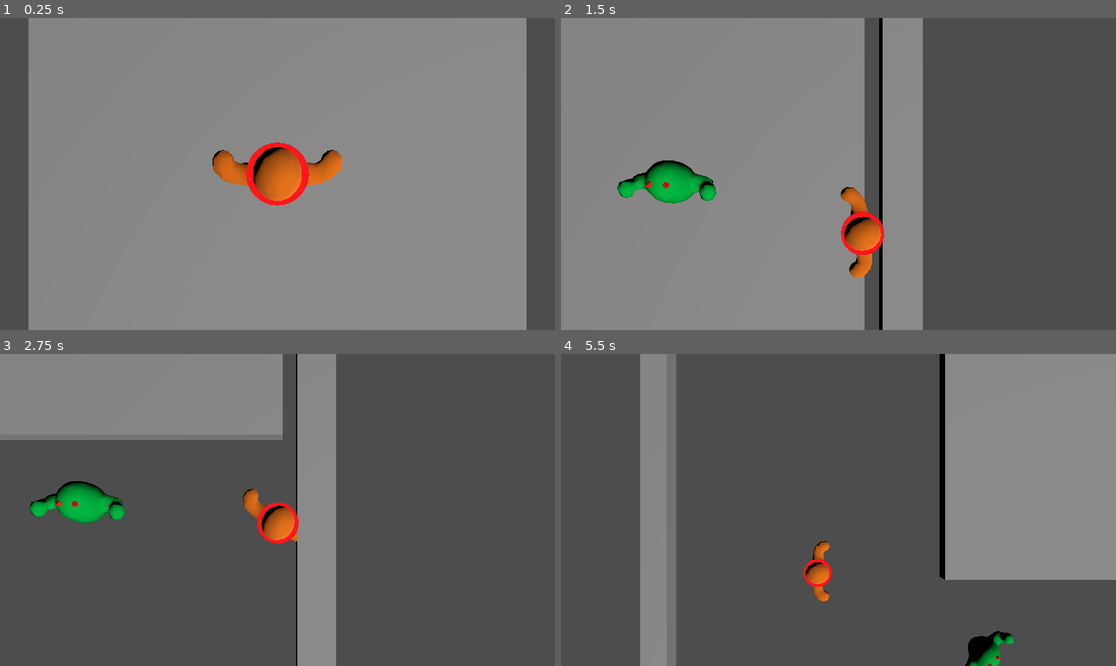
Above: before the commit, frames 1-4 (two rows, left to right).
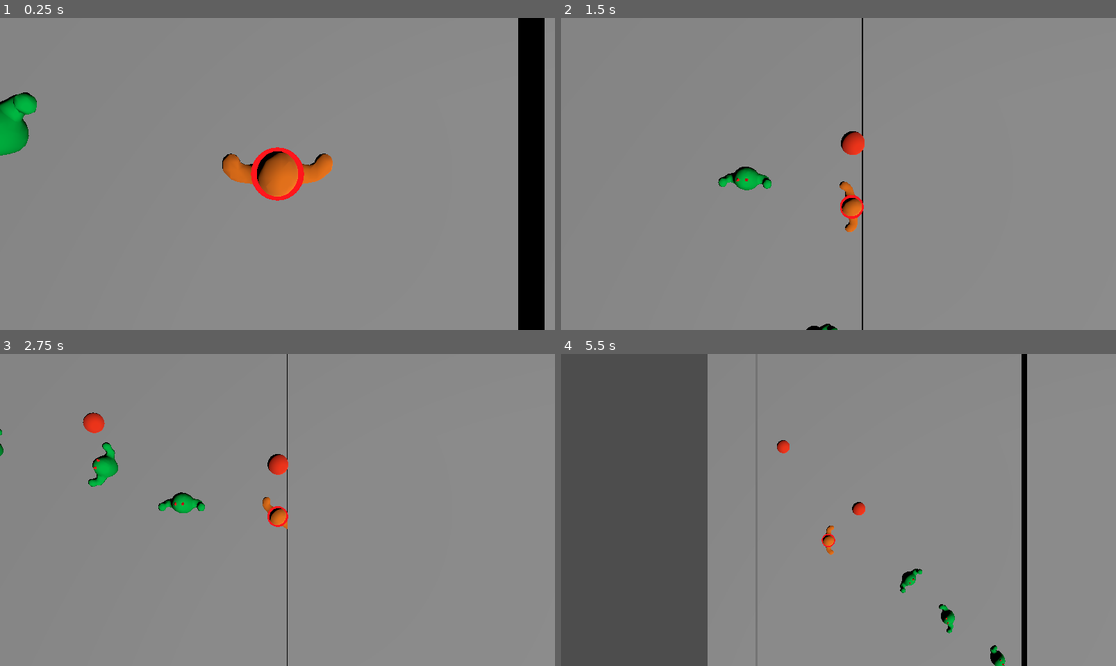
Above: after the commit, the same moments.

Repository: twaritwaikar/molotov-madness
Game: Godot game, scene res://testing/test_ground.tscn
Same seed, same stepped clock (60 frames per second), same inputs: the game is played once before the commit and once after it. The project has no main scene, so this scene is started directly.
Inputs (mouse positions are in pixels of both pictures, inside the frame that each line leads up to):
- Up to frame 1 (0.25 s): no input
- Up to frame 2 (1.5 s): move the mouse to (960, 158) at 0.52 s; hold D (move_right) 0.53-1.28 s; click (960, 158) at 0.67 s; move the mouse to (727, 189) at 1.27 s; hold S (move_down) from 1.28 s (still down); click (727, 189) at 1.42 s
- Up to frame 3 (2.75 s): move the mouse to (333, 441) at 2.02 s; release S (move_down) at 2.03 s; hold D (move_right) from 2.03 s (still down); click (333, 441) at 2.17 s
- Up to frame 4 (5.5 s): move the mouse to (810, 572) at 2.77 s; release D (move_right) at 2.78 s; hold W (move_up) 2.78-3.53 s; click (810, 572) at 2.92 s; move the mouse to (1005, 556) at 3.52 s; hold A (move_left) 3.53-5.03 s; click (1005, 556) at 3.67 s; move the mouse to (672, 463) at 4.27 s; click (672, 463) at 4.42 s; move the mouse to (866, 510) at 5.02 s; hold S (move_down) from 5.03 s (still down); click (866, 510) at 5.17 s

The runs differ from the first frame. In frame 1, 13% of the frame differs, in the area x 0-100%, y 0-100%; in frame 2, 41%; in frame 3, 79%; in frame 4, 59%.

Commit message:
Add molotov launching

Diff:
--- a/enemies/defaultEnemy.gd
+++ b/enemies/defaultEnemy.gd
@@ -39,3 +39,6 @@
 		if(enemy_type == "crazy"):
 			var x = randf_range(0, 1000)
 			velocity = initial_velocity.rotated(Vector3(0, 1, 0), x).normalized() * speed
+
+func rekt():
+	print("Enemy is kil")
--- a/enemies/defaultEnemy.tscn
+++ b/enemies/defaultEnemy.tscn
@@ -15,9 +15,11 @@
 
 [node name="Enemy" type="CharacterBody3D"]
 disable_mode = 2
-collision_layer = 0
+collision_layer = 2
+collision_mask = 29
 motion_mode = 1
 script = ExtResource("1_g73ax")
+metadata/is_enemy = true
 
 [node name="MeshInstance3D" type="MeshInstance3D" parent="."]
 transform = Transform3D(0.35, 0, 0, 0, 0.35, 0, 0, 0, 0.35, 0, 0, 0)
--- a/molotov/molotov.gd
+++ b/molotov/molotov.gd
@@ -1,12 +1,5 @@
 extends RigidBody3D
 
-
-# Called when the node enters the scene tree for the first time.
-func _ready():
-	pass # Replace with function body.
-
-
-# Called every frame. 'delta' is the elapsed time since the previous frame.
 func _process(delta):
 	pass
 
@@ -14,4 +7,10 @@
 	pass
 
 func _on_body_entered(body):
-	if body.get_meta("is_enemy") == true:
+	if body.has_method("start_burning"):
+		body.start_burning()
+
+	# Get enemies in radius
+	for overlapping_body in $Area3D.get_overlapping_bodies():
+		if overlapping_body.get_meta("is_enemy", false) == true:
+			overlapping_body.rekt()
--- a/molotov/molotov.tscn
+++ b/molotov/molotov.tscn
@@ -13,6 +13,12 @@
 [sub_resource type="SphereShape3D" id="SphereShape3D_sft3x"]
 
 [node name="Molotov" type="RigidBody3D"]
+disable_mode = 2
+collision_layer = 8
+collision_mask = 3
+can_sleep = false
+max_contacts_reported = 10
+contact_monitor = true
 script = ExtResource("1_w20gn")
 
 [node name="CollisionShape3D" type="CollisionShape3D" parent="."]
@@ -22,6 +28,11 @@
 mesh = SubResource("SphereMesh_j541x")
 
 [node name="Area3D" type="Area3D" parent="."]
+transform = Transform3D(5, 0, 0, 0, 5, 0, 0, 0, 5, 0, 0, 0)
+disable_mode = 2
+collision_layer = 16
+collision_mask = 6
+monitorable = false
 
 [node name="CollisionShape3D" type="CollisionShape3D" parent="Area3D"]
 shape = SubResource("SphereShape3D_sft3x")
--- a/player/player.gd
+++ b/player/player.gd
@@ -1,9 +1,11 @@
 extends CharacterBody3D
 
+@export var throw_power = 10
+
 const SPEED = 10.0
-
 var aiming = false
 
+var molotov_scene = preload("res://molotov/molotov.tscn")
 @onready var camera = get_parent().get_node("Camera3D")
 
 func _physics_process(delta):
@@ -38,11 +40,18 @@
 
 func start_aiming():
 	aiming = true
+
 	print("Start aiming")
 
 func end_aiming():
 	aiming = false
-
-
+	_throw_molotov(transform.basis * Vector3.FORWARD + Vector3.UP * 0.5, throw_power)
 
 	print("End aiming")
+
+func _throw_molotov(direction: Vector3, power: float):
+	var molotov_instance = molotov_scene.instantiate()
+	molotov_instance.position = transform.origin + get_parent().position + Vector3(0, 2, 0)
+
+	get_parent().add_child(molotov_instance)
+	molotov_instance.apply_impulse(direction * power)
--- a/player/player.tscn
+++ b/player/player.tscn
@@ -17,6 +17,8 @@
 
 [node name="Player" type="CharacterBody3D"]
 disable_mode = 2
+collision_layer = 4
+collision_mask = 7
 script = ExtResource("1_wi8va")
 
 [node name="CollisionShape3D" type="CollisionShape3D" parent="."]
--- a/project.godot
+++ b/project.godot
@@ -40,3 +40,11 @@
 , Object(InputEventJoypadMotion,"resource_local_to_scene":false,"resource_name":"","device":-1,"axis":1,"axis_value":1.0,"script":null)
 ]
 }
+
+[layer_names]
+
+3d_physics/layer_1="Walls"
+3d_physics/layer_2="Enemies"
+3d_physics/layer_3="Player"
+3d_physics/layer_4="Molotovs"
+3d_physics/layer_5="MolotovDetector"
--- a/testing/camera.gd
+++ b/testing/camera.gd
@@ -1,6 +1,6 @@
 extends Camera3D
 
-@export var camera_height = 10.0
+@export var camera_height = 20.0
 @export var speed_fear_modifier = 0.1
 
 @export var stickiness_x = 0.05
--- a/testing/test_ground.tscn
+++ b/testing/test_ground.tscn
@@ -7,16 +7,16 @@
 [sub_resource type="BoxMesh" id="BoxMesh_r1p8b"]
 
 [sub_resource type="BoxShape3D" id="BoxShape3D_xhjhl"]
-size = Vector3(10, 1, 10)
+size = Vector3(23, 1, 38)
 
 [node name="TestGround" type="StaticBody3D"]
 
 [node name="MeshInstance3D" type="MeshInstance3D" parent="."]
-transform = Transform3D(10, 0, 0, 0, 1, 0, 0, 0, 10, 0, -0.5, 0)
+transform = Transform3D(40, 0, 0, 0, 1, 0, 0, 0, 38, 0, -0.5, 0)
 mesh = SubResource("BoxMesh_r1p8b")
 
 [node name="CollisionShape3D" type="CollisionShape3D" parent="."]
-transform = Transform3D(1, 0, 0, 0, 1, 0, 0, 0, 1, 0, -0.5, 0)
+transform = Transform3D(1, 0, 0, 0, 1, 0, 0, 0, 1, -5.5, -0.5, 0)
 shape = SubResource("BoxShape3D_xhjhl")
 disabled = true
 
